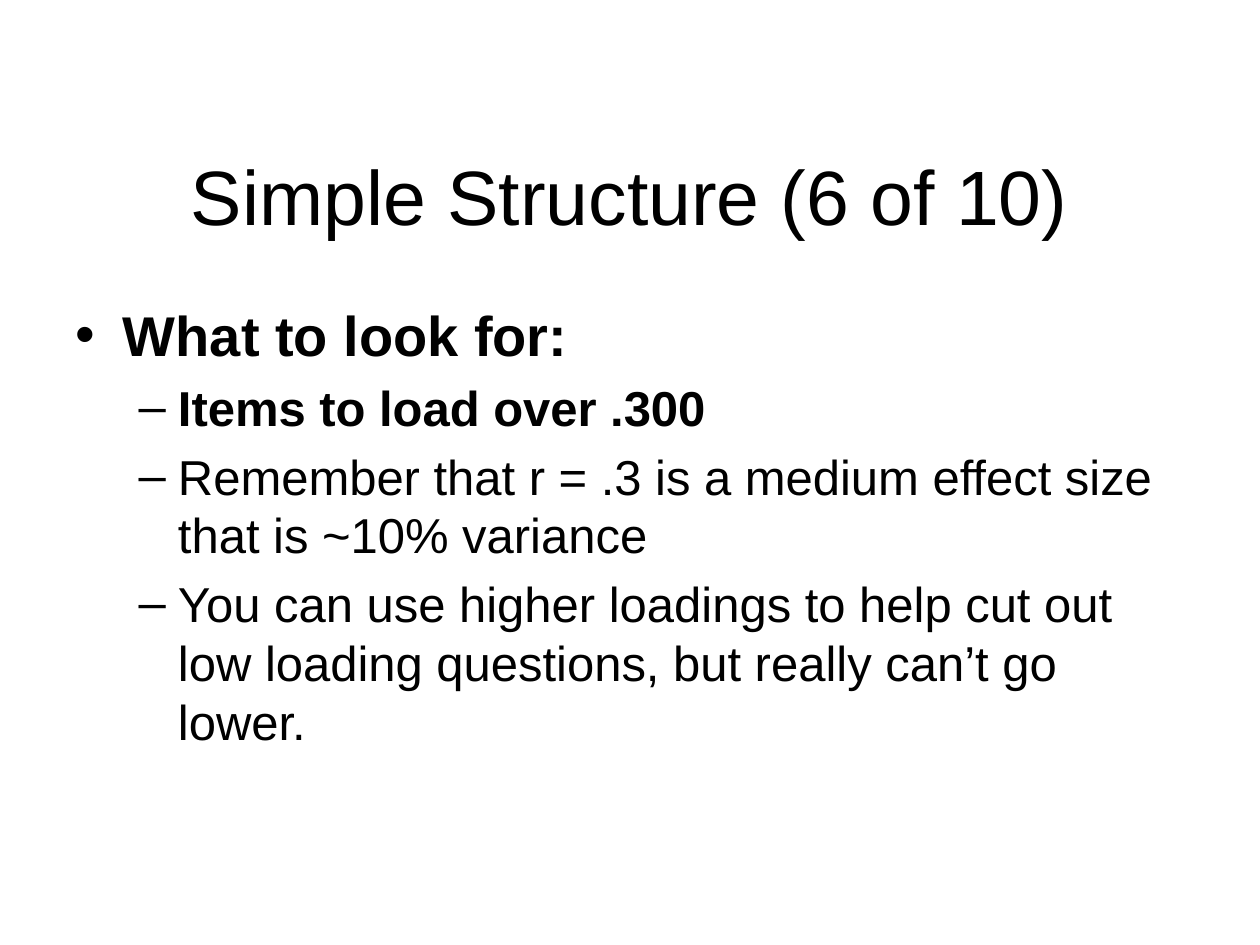
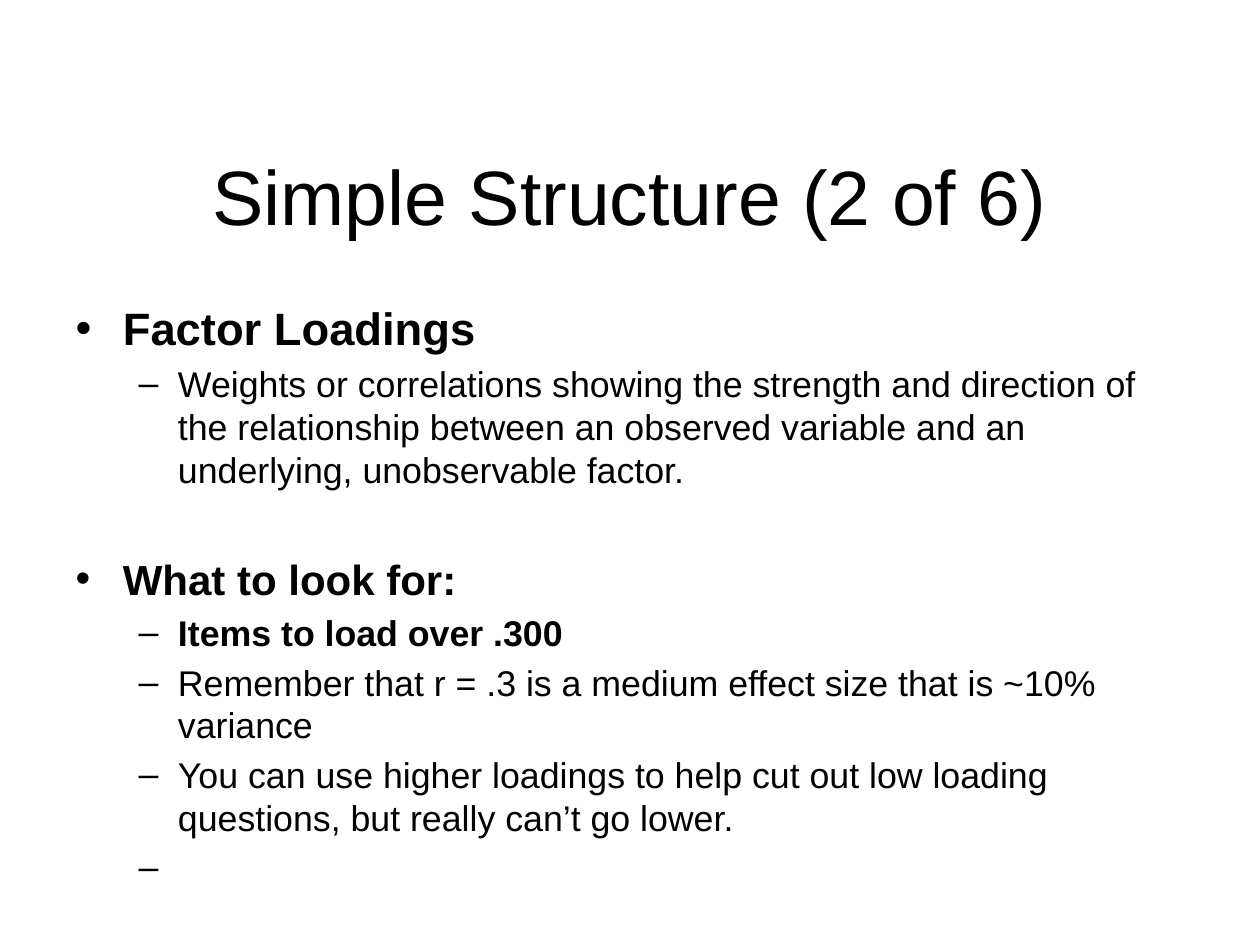
Before and after one commit to npm27/Teaching-Materials, a slide deck: slide 17 of Tests and Eval/Fall 25/Slides/12 Chapter 4 Part 2.pptx (slide 26 before the commit). Drawn at 1260x945 pixels with LibreOffice and Linux fonts; fonts in the diff are those of the drawing. Boxes give left, top, right and bottom in pixels: in the first picture for what was removed or moved away, otherwise in the second. Text is boxed around its words. In the diff, an @@ line names an element or a change of style, - is before the commit and + after.

```diff
--- a/Tests and Eval/Fall 25/Slides/12 Chapter 4 Part 2.pptx
+++ b/Tests and Eval/Fall 25/Slides/12 Chapter 4 Part 2.pptx
@@ title at bbox=[212, 169, 1046, 239]: text changed @@
-Simple Structure (6 of 10)
+Simple Structure (2 of 6)
@@ text at bbox=[123, 312, 1136, 490]: paragraphs added @@
+• Factor Loadings
+  – Weights or correlations showing the strength and direction of the relationship between an observed variable and an underlying, unobservable factor.
@@ text at bbox=[123, 564, 1095, 838]: size 32 to 24.1 pt in "What to look for:"; size 28 to 20.4 pt in "Items to load over .300", "Remember that r = .3 is a ...", "You can use higher loadings to help ..."; less space between paragraphs @@
```
Also in this commit, not shown: 13 other slides changed, 8 slides removed.
